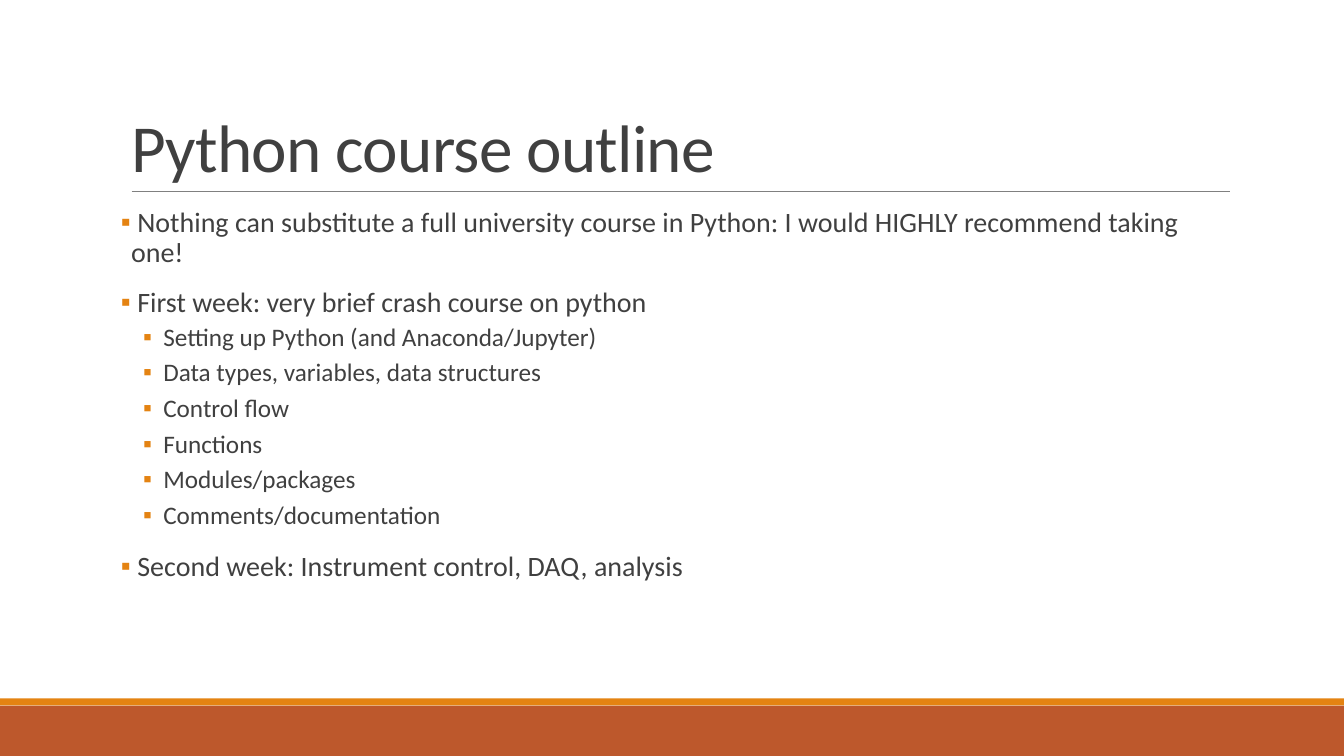
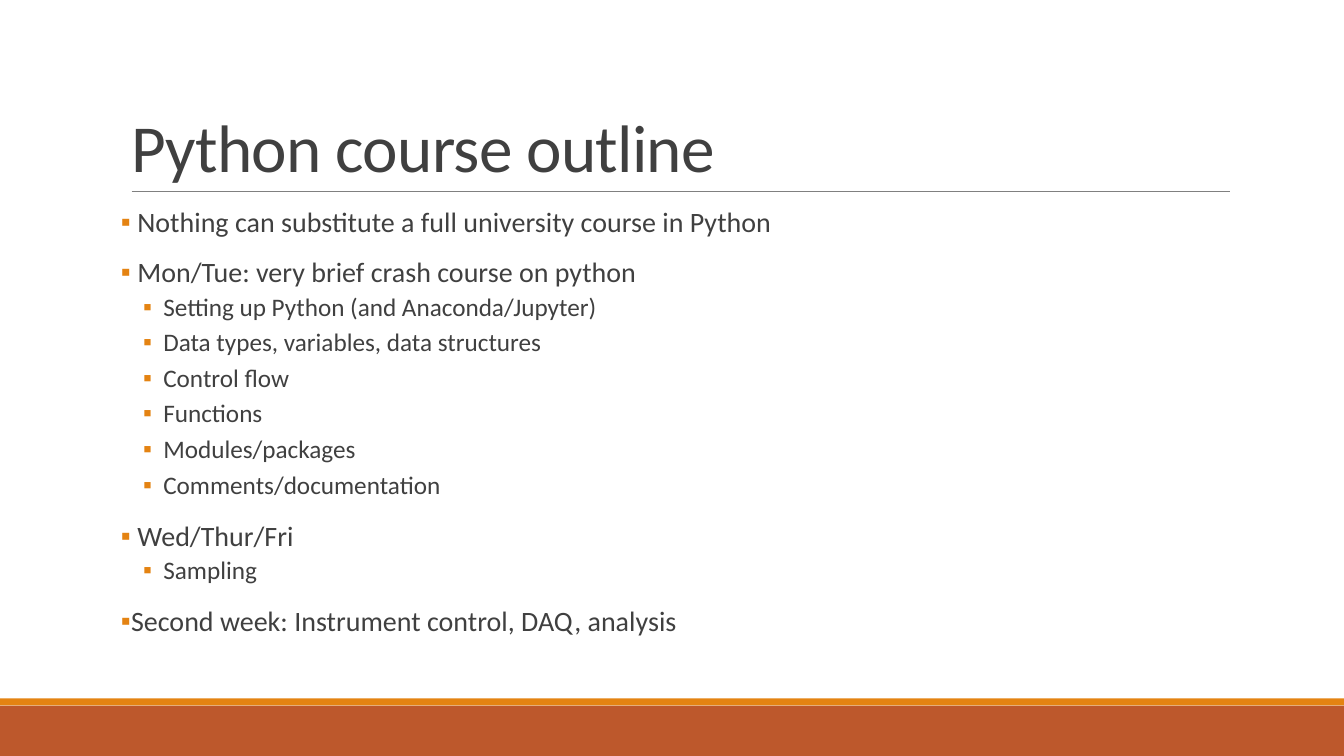
Before and after one commit to loganfoote/sagi, a slide deck: slide 3 of lessons/instrument_control/lesson1/lesson1.pptx. Drawn at 1344x756 pixels with LibreOffice and Linux fonts; fonts in the diff are those of the drawing. Boxes give left, top, right and bottom in pixels: in the first picture for what was removed or moved away, otherwise in the second. Text is boxed around its words. In the diff, an @@ line names an element or a change of style, - is before the commit and + after.

```diff
--- a/lessons/instrument_control/lesson1/lesson1.pptx
+++ b/lessons/instrument_control/lesson1/lesson1.pptx
@@ text at box(137, 212, 771, 287): text changed @@
-▪ Nothing can substitute a full university course in Python: I would HIGHLY recommend taking one!
-▪ First week: very brief crash course on python
+▪ Nothing can substitute a full university course in Python
+▪ Mon/Tue: very brief crash course on python
@@ text at box(137, 526, 293, 584): paragraphs added @@
+▪ Wed/Thur/Fri
+  ▪ Sampling
```
Also in this commit, not shown: 1 other slide changed, 1 slide added, 1 slide removed.
